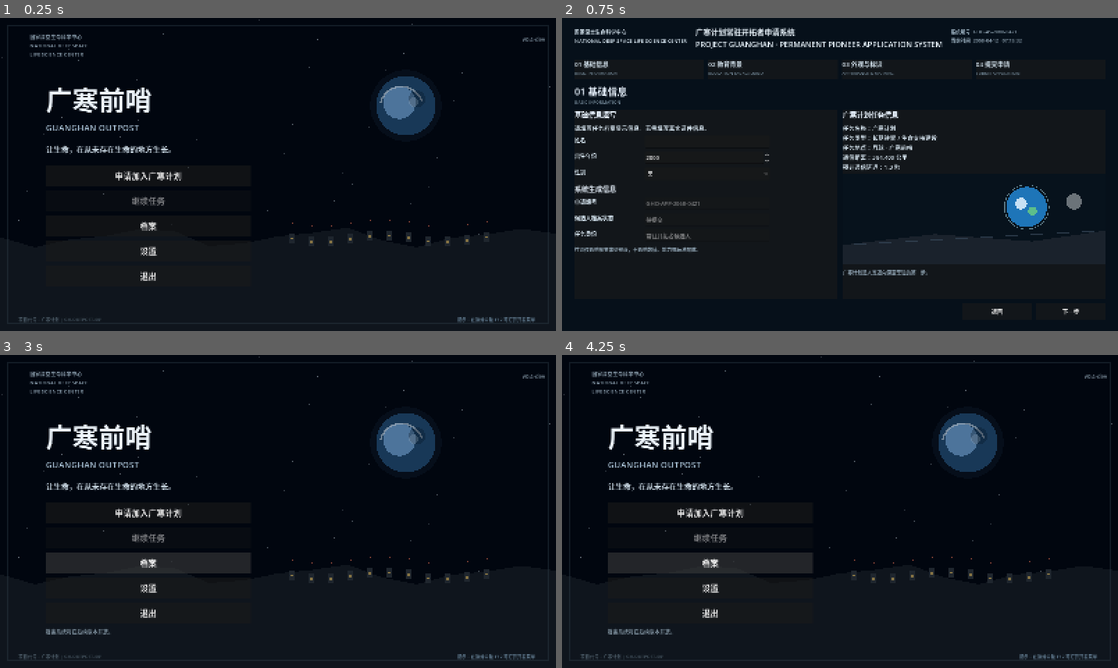
Above: before the commit, frames 1-4 (two rows, left to right).
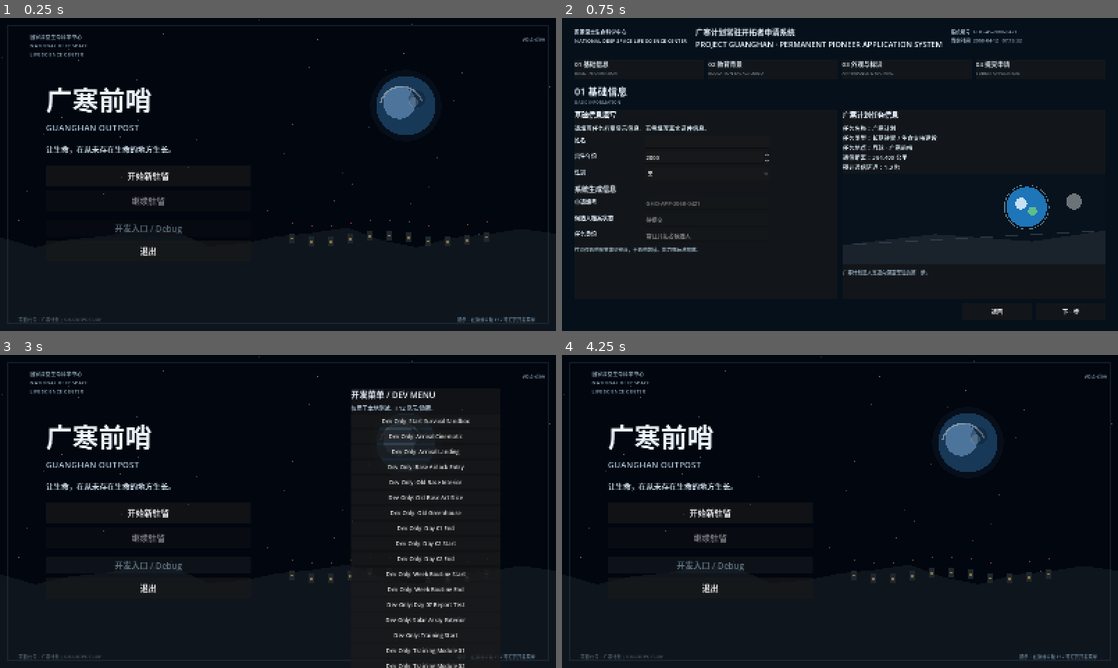
Above: after the commit, the same moments.

Repository: chinnseii/guanghan-outpost
Game: Godot game, scene res://scenes/main.tscn
The game is run twice, just before and just after one commit, with the same random seed, the same clock (stepped at 60 frames per second) and the same inputs.
Inputs (mouse positions are in pixels of both pictures, inside the frame that each line leads up to):
- Up to frame 1 (0.25 s): no input
- Up to frame 2 (0.75 s): click "申请加入广寒计划" (after the commit: "开始新驻留") at 0.5 s
- Up to frame 3 (3 s): click "男" at 1.25 s; click "返回" at 2 s; click (150, 561) at 2.75 s, where only the run before the commit has a clickable "档案"
- Up to frame 4 (4.25 s): click (712, 564) at 3.5 s, where only the run after the commit has a clickable "开发入口 / Debug"

The runs differ from the first frame. In frame 1, 0.6% of the frame differs, in the area x 20-33%, y 48-84%; in frame 2, nothing differs; in frame 3, 5.7%, in the area x 8-90%, y 11-100%; in frame 4, 1.3%.

Commit message:
Polish prologue flow before sprint 09

Diff:
--- /dev/null
+++ b/scenes/base/Phase02PlaceholderScene.tscn
@@ -0,0 +1,10 @@
+[gd_scene load_steps=2 format=3]
+
+[ext_resource type="Script" path="res://scripts/base/phase02_placeholder_scene.gd" id="1_phase02"]
+
+[node name="Phase02PlaceholderScene" type="Control"]
+layout_mode = 3
+anchors_preset = 15
+anchor_right = 1.0
+anchor_bottom = 1.0
+script = ExtResource("1_phase02")
--- a/scripts/arrival/arrival_cinematic_scene.gd
+++ b/scripts/arrival/arrival_cinematic_scene.gd
@@ -272,8 +272,8 @@
 		draw_arc(Vector2(x, y), 22.0 + float(i % 4) * 9.0, 0.2, TAU * 0.8, 20, Color("#202838", 0.35), 2)
 	for i in range(16):
 		draw_circle(Vector2(460 + i * 48, 705 + sin(float(i) * 0.7) * 15.0), 5, Color("#05070a", 0.28))
-	draw_line(Vector2(620, 725), Vector2(1220, 565), Color("#221916"), 4)
-	draw_line(Vector2(660, 750), Vector2(1080, 628), Color("#302117"), 3)
+	draw_line(Vector2(620, 725), Vector2(980, 632), Color("#221916", 0.22), 3)
+	draw_line(Vector2(660, 750), Vector2(900, 682), Color("#302117", 0.18), 2)
 
 func _draw_foreground() -> void:
 	_draw_transport_ship()
--- /dev/null
+++ b/scripts/base/phase02_placeholder_scene.gd
@@ -0,0 +1,53 @@
+extends Control
+
+func _ready() -> void:
+	_build_screen()
+
+func _build_screen() -> void:
+	var background := ColorRect.new()
+	background.color = Color("#03070d")
+	background.set_anchors_preset(Control.PRESET_FULL_RECT)
+	add_child(background)
+
+	var root := VBoxContainer.new()
+	root.set_anchors_preset(Control.PRESET_FULL_RECT)
+	root.offset_left = 220
+	root.offset_top = 150
+	root.offset_right = -220
+	root.offset_bottom = -130
+	root.alignment = BoxContainer.ALIGNMENT_CENTER
+	root.add_theme_constant_override("separation", 22)
+	add_child(root)
+
+	var title := Label.new()
+	title.text = "Phase 02：重建广寒前哨"
+	title.horizontal_alignment = HORIZONTAL_ALIGNMENT_CENTER
+	title.modulate = Color("#eaf4ff")
+	title.add_theme_font_size_override("font_size", 38)
+	root.add_child(title)
+
+	var subtitle := Label.new()
+	subtitle.text = "REBUILD THE OUTPOST"
+	subtitle.horizontal_alignment = HORIZONTAL_ALIGNMENT_CENTER
+	subtitle.modulate = Color("#7f98aa")
+	subtitle.add_theme_font_size_override("font_size", 16)
+	root.add_child(subtitle)
+
+	var body := Label.new()
+	body.text = "第一周驻留记录已归档。\n\n广寒前哨已恢复至最低稳定状态。\n下一阶段任务建议正在生成。\n\n下一阶段任务：外部太阳能阵列评估\n\n当前版本暂不进入 Sprint 09。"
+	body.horizontal_alignment = HORIZONTAL_ALIGNMENT_CENTER
+	body.autowrap_mode = TextServer.AUTOWRAP_WORD_SMART
+	body.modulate = Color("#d8e7f2")
+	body.add_theme_font_size_override("font_size", 24)
+	root.add_child(body)
+
+	var footer := HBoxContainer.new()
+	footer.alignment = BoxContainer.ALIGNMENT_CENTER
+	footer.add_theme_constant_override("separation", 16)
+	root.add_child(footer)
+
+	var main_menu := Button.new()
+	main_menu.text = "返回主菜单"
+	main_menu.custom_minimum_size = Vector2(220, 46)
+	main_menu.pressed.connect(func(): get_tree().change_scene_to_file("res://scenes/main.tscn"))
+	footer.add_child(main_menu)
--- a/scripts/base/sprint06_base_scene.gd
+++ b/scripts/base/sprint06_base_scene.gd
@@ -1144,9 +1144,11 @@
 		await get_tree().create_timer(1.5).timeout
 		message_text = "广寒前哨已恢复至最低稳定状态。"
 		await get_tree().create_timer(1.7).timeout
-		message_text = "后续内容开发中"
-		await get_tree().create_timer(1.4).timeout
-		get_tree().change_scene_to_file("res://scenes/main.tscn")
+		message_text = "第一周驻留记录已归档。"
+		await get_tree().create_timer(1.5).timeout
+		message_text = "下一阶段任务建议正在生成。"
+		await get_tree().create_timer(1.5).timeout
+		get_tree().change_scene_to_file("res://scenes/base/Phase02PlaceholderScene.tscn")
 	else:
 		message_text = "第 %d 天结束" % day
 		await get_tree().create_timer(1.8).timeout
--- a/scripts/main.gd
+++ b/scripts/main.gd
@@ -3563,10 +3563,15 @@
 	subtitle.add_theme_font_size_override("font_size", 22)
 	box.add_child(subtitle)
 
-	box.add_child(_make_title_button("申请加入广寒计划", _start_application_flow, true))
-	box.add_child(_make_title_button("继续任务", _continue_mission, _has_continue_mission()))
-	box.add_child(_make_title_button("档案", _show_archive_placeholder, true))
-	box.add_child(_make_title_button("设置", _show_settings_placeholder, true))
+	box.add_child(_make_title_button("开始新驻留", _start_application_flow, true))
+	box.add_child(_make_title_button("继续驻留", _continue_mission, _has_continue_mission()))
+	var dev_separator := HSeparator.new()
+	dev_separator.modulate = Color("#3d5060", 0.38)
+	box.add_child(dev_separator)
+	var dev_entry := _make_title_button("开发入口 / Debug", _toggle_dev_menu, true)
+	dev_entry.custom_minimum_size = Vector2(0, 48)
+	dev_entry.modulate = Color("#7f98aa", 0.72)
+	box.add_child(dev_entry)
 	box.add_child(_make_title_button("退出", func(): get_tree().quit(), true))
 
 	var menu_notice := Label.new()
@@ -3639,6 +3644,7 @@
 	box.add_child(_make_dev_button("Dev Only: Day 02 End", func(): get_tree().change_scene_to_file("res://scenes/base/Day02EndScene.tscn")))
 	box.add_child(_make_dev_button("Dev Only: Week Routine Start", func(): get_tree().change_scene_to_file("res://scenes/base/WeekRoutineStartScene.tscn")))
 	box.add_child(_make_dev_button("Dev Only: Week Routine End", func(): get_tree().change_scene_to_file("res://scenes/base/WeekRoutineEndScene.tscn")))
+	box.add_child(_make_dev_button("Dev Only: Day 07 Report Test", _start_day07_report_test))
 	box.add_child(_make_dev_button("Dev Only: Solar Array Exterior", func(): get_tree().change_scene_to_file("res://scenes/base/SolarArrayExteriorScene.tscn")))
 	box.add_child(_make_dev_button("Dev Only: Training Start", func(): get_tree().change_scene_to_file("res://scenes/training/TrainingStartScene.tscn")))
 	box.add_child(_make_dev_button("Dev Only: Training Module 01", func():
@@ -3747,6 +3753,64 @@
 	else:
 		add_log("Dev: save slot %d is already empty." % current_save_slot)
 	_refresh_main_menu()
+
+func _start_day07_report_test() -> void:
+	var state := {
+		"BaseEntered": true,
+		"AIGreetingPlayed": true,
+		"BasePowerStatus": "Basic",
+		"LifeSupportStatus": "MinimalStable",
+		"TemperatureStatus": "Maintainable",
+		"OxygenStatus": "Stable",
+		"GreenhouseAccess": "Unlocked",
+		"LastPlantStatus": "Stable",
+		"CentralConsoleChecked": true,
+		"PowerPanelChecked": true,
+		"PowerPanelRepaired": true,
+		"BasePowerRestored": true,
+		"LifeSupportConsoleChecked": true,
+		"MinimalLifeSupportStable": true,
+		"GreenhouseUnlocked": true,
+		"LastPlantDiscovered": true,
+		"LastPlantObserved": true,
+		"PlantMonitorChecked": true,
+		"LastPlantDiagnosed": true,
+		"GrowLightRestored": true,
+		"PartialWaterCycleRestored": true,
+		"LastPlantStable": true,
+		"Day01Completed": true,
+		"Day02Started": true,
+		"Day02ConsoleChecked": true,
+		"Day02PowerChecked": true,
+		"Day02LifeSupportChecked": true,
+		"Day02WaterChecked": true,
+		"Day02LastPlantChecked": true,
+		"Day02InspectionsComplete": true,
+		"Day02ReportPreviewed": true,
+		"Day02ReportSent": true,
+		"Day02Completed": true,
+		"CurrentDay": 7,
+		"DayNumber": 7,
+		"DayStarted": true,
+		"DayCompleted": false,
+		"DailyConsoleChecked": true,
+		"DailyPowerChecked": true,
+		"DailyLifeSupportChecked": true,
+		"DailyWaterChecked": true,
+		"DailyPlantChecked": true,
+		"DailySpecialChecked": true,
+		"DailyRecordUpdated": true,
+		"DailyInspectionsComplete": true,
+		"DailyReportPreviewed": true,
+		"DailyReportSent": false,
+		"WeekOneReportSent": false,
+		"WeekOneCompleted": false,
+	}
+	DirAccess.make_dir_recursive_absolute(ProjectSettings.globalize_path("user://saves"))
+	var file := FileAccess.open("user://saves/sprint06_progress.json", FileAccess.WRITE)
+	if file != null:
+		file.store_string(JSON.stringify(state, "\t"))
+	get_tree().change_scene_to_file("res://scenes/base/OldBaseCore_ArtSlice.tscn")
 
 func _select_crop(crop_name: String) -> void:
 	selected_crop = crop_name
--- a/scripts/training/training_manager.gd
+++ b/scripts/training/training_manager.gd
@@ -22,6 +22,7 @@
 const DAY02_END := "res://scenes/base/Day02EndScene.tscn"
 const WEEK_ROUTINE_START := "res://scenes/base/WeekRoutineStartScene.tscn"
 const WEEK_ROUTINE_END := "res://scenes/base/WeekRoutineEndScene.tscn"
+const PHASE02_PLACEHOLDER := "res://scenes/base/Phase02PlaceholderScene.tscn"
 const SPRINT06_SAVE_PATH := "user://saves/sprint06_progress.json"
 
 const MODULE_SCENES := {
@@ -180,7 +181,7 @@
 		return ""
 	var data: Dictionary = parsed as Dictionary
 	if bool(data.get("WeekOneCompleted", false)):
-		return WEEK_ROUTINE_END
+		return PHASE02_PLACEHOLDER
 	var current_day := int(data.get("CurrentDay", data.get("DayNumber", 2)))
 	if current_day >= 3 and current_day <= 7:
 		if bool(data.get("DailyReportSent", false)) or bool(data.get("DayCompleted", false)):
--- /dev/null
+++ b/tools/capture_sprint08_6_acceptance.gd
@@ -0,0 +1,404 @@
+extends SceneTree
+
+const OUT_DIR := "res://docs/screenshots/sprint08_6_acceptance"
+
+const MAIN_SCENE := "res://scenes/main.tscn"
+const APPLICATION_SCENE := "res://scenes/application/ApplicationStartScene.tscn"
+const TRAINING_START_SCENE := "res://scenes/training/TrainingStartScene.tscn"
+const FINAL_ASSESSMENT_SCENE := "res://scenes/training/FinalAssessmentScene.tscn"
+const MISSION_NOTICE_SCENE := "res://scenes/training/MissionAssignmentNoticeScene.tscn"
+const ARRIVAL_SCENE := "res://scenes/arrival/ArrivalCinematicScene.tscn"
+const AIRLOCK_SCENE := "res://scenes/base/BaseAirlockEntryScene.tscn"
+const OLD_BASE_SCENE := "res://scenes/base/OldBaseCore_ArtSlice.tscn"
+const GREENHOUSE_SCENE := "res://scenes/base/OldGreenhouseScene.tscn"
+const WEEK_END_SCENE := "res://scenes/base/WeekRoutineEndScene.tscn"
+const PHASE02_SCENE := "res://scenes/base/Phase02PlaceholderScene.tscn"
+
+var scene_instance: Node
+
+func _initialize() -> void:
+	print("capture_sprint08_6_acceptance start")
+	DisplayServer.window_set_size(Vector2i(1600, 900))
+	call_deferred("_run")
+
+func _run() -> void:
+	_prepare_output()
+
+	_write_training_progress({})
+	_write_application_profile("identity", "待提交", false)
+	_write_base_state(_base_state({}))
+	await _load_and_wait(MAIN_SCENE, null)
+	await _capture("01_main_menu_normal_path.png")
+
+	_write_application_profile("review", "待提交", false)
+	await _load_and_wait(APPLICATION_SCENE, null)
+	if scene_instance.has_method("_start_review_sequence"):
+		scene_instance.call("_start_review_sequence")
+	await create_timer(1.25).timeout
+	await _capture("02_application_submitted.png")
+
+	_write_application_profile("notice", "已通过资格初审", true)
+	await _load_and_wait(APPLICATION_SCENE, null)
+	await _capture("03_qualification_review.png")
+
+	_write_application_profile("training_start", "训练序列中", true)
+	_write_training_progress({
+		"TrainingStarted": true,
+		"CurrentTrainingModule": "airlock_procedure",
+		"CompletedModules": ["suit_control"],
+	})
+	await _load_and_wait(TRAINING_START_SCENE, null)
+	await _capture("04_training_module_transition.png")
+
+	_write_training_progress({
+		"TrainingStarted": true,
+		"CurrentTrainingModule": "final_assessment",
+		"CompletedModules": ["suit_control", "airlock_procedure", "power_repair", "life_support", "plant_diagnosis"],
+		"FinalAssessmentCompleted": true,
+	})
+	await _load_and_wait(FINAL_ASSESSMENT_SCENE, Vector2(940, 575))
+	await _capture("05_training_complete.png")
+
+	_write_training_progress({
+		"TrainingStarted": true,
+		"CurrentTrainingModule": "mission_assignment",
+		"CompletedModules": ["suit_control", "airlock_procedure", "power_repair", "life_support", "plant_diagnosis", "final_assessment"],
+		"FinalAssessmentCompleted": true,
+	})
+	await _load_and_wait(MISSION_NOTICE_SCENE, null)
+	await _capture("06_mission_assignment_notice.png")
+
+	_write_training_progress({
+		"TrainingStarted": true,
+		"FinalAssessmentCompleted": true,
+		"MissionAssignmentAccepted": true,
+		"OpeningFlowStage": "AwaitingArrivalCinematic",
+		"CurrentTrainingModule": "assignment_black_screen",
+	})
+	await _load_and_wait(ARRIVAL_SCENE, null)
+	_set_if_available("observe_triggered", true)
+	_set_if_available("dialogue_text", "那里，是地球。\n距离：384,400公里。\n预计通信延迟：1.3秒。")
+	_set_if_available("dialogue_alpha", 1.0)
+	_set_if_available("entry_prompt_delay", 4.2)
+	_set_if_available("hud_alpha", 0.06)
+	if scene_instance.has_method("_update_ui"):
+		scene_instance.call("_update_ui")
+	await create_timer(0.35).timeout
+	await _capture("07_lunar_arrival_earth_view.png")
+
+	_write_base_state(_base_state({
+		"BaseEntered": false,
+		"BasePowerRestored": false,
+		"MinimalLifeSupportStable": false,
+		"GreenhouseUnlocked": false,
+	}))
+	await _load_and_wait(AIRLOCK_SCENE, null)
+	await create_timer(0.75).timeout
+	await _capture("08_old_base_entry.png")
+
+	_write_base_state(_base_state({
+		"BaseEntered": true,
+		"AIGreetingPlayed": true,
+		"BasePowerRestored": true,
+		"MinimalLifeSupportStable": true,
+		"GreenhouseUnlocked": true,
+		"LastPlantDiscovered": true,
+		"LastPlantObserved": true,
+		"PlantMonitorChecked": true,
+		"LastPlantDiagnosed": false,
+		"GrowLightRestored": false,
+		"PartialWaterCycleRestored": false,
+		"LastPlantStable": false,
+		"LastPlantStatus": "Critical",
+	}))
+	await _load_and_wait(GREENHOUSE_SCENE, Vector2(820, 515))
+	_set_if_available("message_text", "植物生命信号：Critical。\n恢复幅度：无。\n建议：诊断补光与水循环状态。")
+	await _capture("09_last_plant_critical.png")
+
+	_write_base_state(_base_state({
+		"BaseEntered": true,
+		"AIGreetingPlayed": true,
+		"BasePowerRestored": true,
+		"MinimalLifeSupportStable": true,
+		"GreenhouseUnlocked": true,
+		"LastPlantDiscovered": true,
+		"LastPlantObserved": true,
+		"PlantMonitorChecked": true,
+		"LastPlantDiagnosed": true,
+		"GrowLightRestored": true,
+		"PartialWaterCycleRestored": true,
+		"LastPlantStable": true,
+		"LastPlantStatus": "Stable",
+	}))
+	await _load_and_wait(GREENHOUSE_SCENE, Vector2(820, 515))
+	_set_if_available("message_text", "植物生命信号：Stable。\n恢复幅度：有限。\n继续观察。")
+	await _capture("10_last_plant_stable.png")
+
+	_write_base_state(_day02_state({
+		"Day02ReportSent": true,
+		"ArchiveEntry_Day02Report": true,
+	}))
+	await _load_and_wait(OLD_BASE_SCENE, Vector2(1120, 620))
+	await _capture("11_day02_report_sent.png")
+
+	_write_base_state(_week_state(3, {}))
+	await _load_and_wait(OLD_BASE_SCENE, Vector2(520, 690))
+	await _capture("12_day03_week_routine_start.png")
+
+	_write_base_state(_week_state(6, {
+		"DailyConsoleChecked": true,
+		"DailyPowerChecked": true,
+		"DailyLifeSupportChecked": true,
+		"DailyPlantChecked": true,
+		"DailySpecialChecked": true,
+		"DailyRecordUpdated": true,
+	}))
+	await _load_and_wait(GREENHOUSE_SCENE, Vector2(805, 510))
+	_set_if_available("message_text", "植物生命信号出现微弱恢复。\n建议：继续维持补光与水循环。")
+	await _capture("13_day06_plant_recovery_signal.png")
+
+	_write_base_state(_week_state(7, {
+		"DailyConsoleChecked": true,
+		"DailyPowerChecked": true,
+		"DailyLifeSupportChecked": true,
+		"DailyWaterChecked": true,
+		"DailyPlantChecked": true,
+		"DailySpecialChecked": true,
+		"DailyRecordUpdated": true,
+		"DailyInspectionsComplete": true,
+		"DailyReportPreviewed": true,
+		"DailyReportSent": true,
+		"WeekOneReportSent": true,
+		"Archive_WeekOne_Report": true,
+		"WeekOneCompleted": false,
+	}))
+	await _load_and_wait(OLD_BASE_SCENE, Vector2(335, 690))
+	await _capture("14_day07_weekly_report_sent.png")
+
+	_write_base_state(_week_state(7, {
+		"DailyConsoleChecked": true,
+		"DailyPowerChecked": true,
+		"DailyLifeSupportChecked": true,
+		"DailyWaterChecked": true,
+		"DailyPlantChecked": true,
+		"DailySpecialChecked": true,
+		"DailyRecordUpdated": true,
+		"DailyInspectionsComplete": true,
+		"DailyReportPreviewed": true,
+		"DailyReportSent": true,
+		"WeekOneReportSent": true,
+		"Archive_WeekOne_Report": true,
+		"WeekOneCompleted": false,
+	}))
+	await _load_and_wait(WEEK_END_SCENE, Vector2(760, 570))
+	if scene_instance.has_method("_finish_week_day"):
+		scene_instance.call("_finish_week_day")
+	await create_timer(3.65).timeout
+	await _capture("15_first_week_end_text.png")
+
+	_write_base_state(_week_state(7, {
+		"DailyReportSent": true,
+		"WeekOneReportSent": true,
+		"Archive_WeekOne_Report": true,
+		"WeekOneCompleted": true,
+	}))
+	await _load_and_wait(PHASE02_SCENE, null)
+	await _capture("16_phase02_placeholder.png")
+
+	print("capture_sprint08_6_acceptance done")
+	quit()
+
+func _load_and_wait(scene_path: String, player_position: Variant) -> void:
+	if scene_instance != null:
+		scene_instance.queue_free()
+		await process_frame
+	var packed := load(scene_path) as PackedScene
+	scene_instance = packed.instantiate()
+	root.add_child(scene_instance)
+	await process_frame
+	await process_frame
+	if typeof(player_position) == TYPE_VECTOR2:
+		scene_instance.set("player_pos", player_position)
+	if scene_instance.has_method("_update_objective"):
+		scene_instance.call("_update_objective")
+	await create_timer(0.35).timeout
+	await process_frame
+
+func _set_if_available(property_name: StringName, value: Variant) -> void:
+	if scene_instance == null:
+		return
+	scene_instance.set(property_name, value)
+
+func _capture(file_name: String) -> void:
+	await process_frame
+	await process_frame
+	var texture := root.get_texture()
+	if texture == null:
+		push_error("Viewport texture is unavailable. Run without --headless.")
+		return
+	var image := texture.get_image()
+	var err := image.save_png("%s/%s" % [OUT_DIR, file_name])
+	print("capture ", file_name, " err=", err)
+
+func _prepare_output() -> void:
+	DirAccess.make_dir_recursive_absolute(ProjectSettings.globalize_path(OUT_DIR))
+
+func _write_application_profile(step: String, status: String, submitted: bool) -> void:
+	DirAccess.make_dir_recursive_absolute(ProjectSettings.globalize_path("user://saves"))
+	var data := {
+		"PlayerName": "陈圣威",
+		"BirthYear": 2000,
+		"GenderDisplay": "男",
+		"ApplicationId": "GHO-APP-2068-0421",
+		"CandidateFileStatus": status,
+		"MissionIdentity": "常驻开拓者候选人",
+		"EducationBackground": "生命支持工程",
+		"AppearancePreset": "标准舱外服",
+		"SkinPreset": "预设 A",
+		"HairPreset": "短发",
+		"HairColorPreset": "黑色",
+		"SuitMarking": "GH-01",
+		"NameInitials": "C.S.W.",
+		"SuitMarkingColor": "琥珀",
+		"ApplicationSubmitted": submitted,
+		"ApplicationAccepted": submitted,
+		"CurrentApplicationStep": step,
+		"NextSceneAfterApplication": TRAINING_START_SCENE,
+	}
+	var file := FileAccess.open("user://saves/application_profile.json", FileAccess.WRITE)
+	if file != null:
+		file.store_string(JSON.stringify(data, "\t"))
+
+func _write_training_progress(overrides: Dictionary) -> void:
+	DirAccess.make_dir_recursive_absolute(ProjectSettings.globalize_path("user://saves"))
+	var data := {
+		"TrainingStarted": false,
+		"CurrentTrainingModule": "start",
+		"CompletedModules": [],
+		"ModuleScores": {},
+		"FinalAssessmentCompleted": false,
+		"MissionAssignmentAccepted": false,
+		"OpeningFlowStage": "",
+		"CurrentSceneAfterTraining": TRAINING_START_SCENE,
+	}
+	for key: String in overrides.keys():
+		data[key] = overrides[key]
+	var file := FileAccess.open("user://saves/training_progress.json", FileAccess.WRITE)
+	if file != null:
+		file.store_string(JSON.stringify(data, "\t"))
+
+func _write_base_state(data: Dictionary) -> void:
+	DirAccess.make_dir_recursive_absolute(ProjectSettings.globalize_path("user://saves"))
+	var file := FileAccess.open("user://saves/sprint06_progress.json", FileAccess.WRITE)
+	if file != null:
+		file.store_string(JSON.stringify(data, "\t"))
+
+func _base_state(overrides: Dictionary) -> Dictionary:
+	var data := {
+		"BaseEntered": true,
+		"AIGreetingPlayed": true,
+		"BasePowerStatus": "Low",
+		"LifeSupportStatus": "Minimal",
+		"TemperatureStatus": "Low",
+		"OxygenStatus": "SafeButLow",
+		"GreenhouseAccess": "Locked",
+		"LastPlantStatus": "Critical",
+		"CentralConsoleChecked": false,
+		"PowerPanelChecked": false,
+		"PowerPanelRepaired": false,
+		"BasePowerRestored": false,
+		"LifeSupportConsoleChecked": false,
+		"MinimalLifeSupportStable": false,
+		"GreenhouseUnlocked": false,
+		"LastPlantDiscovered": false,
+		"LastPlantObserved": false,
+		"PlantMonitorChecked": false,
+		"LastPlantDiagnosed": false,
+		"GrowLightRestored": false,
+		"PartialWaterCycleRestored": false,
+		"LastPlantStable": false,
+		"Day01Completed": false,
+		"Day02Started": false,
+		"Day02Completed": false,
+		"CurrentDay": 1,
+		"DayNumber": 1,
+		"WeekOneCompleted": false,
+	}
+	for key: String in overrides.keys():
+		data[key] = overrides[key]
+	return data
+
+func _day02_state(overrides: Dictionary) -> Dictionary:
+	var data := _base_state({
+		"BasePowerStatus": "Basic",
+		"LifeSupportStatus": "MinimalStable",
+		"TemperatureStatus": "Maintainable",
+		"OxygenStatus": "Stable",
+		"GreenhouseAccess": "Unlocked",
+		"LastPlantStatus": "Stable",
+		"CentralConsoleChecked": true,
+		"PowerPanelChecked": true,
+		"PowerPanelRepaired": true,
+		"BasePowerRestored": true,
+		"LifeSupportConsoleChecked": true,
+		"MinimalLifeSupportStable": true,
+		"GreenhouseUnlocked": true,
+		"LastPlantDiscovered": true,
+		"LastPlantObserved": true,
+		"PlantMonitorChecked": true,
+		"LastPlantDiagnosed": true,
+		"GrowLightRestored": true,
+		"PartialWaterCycleRestored": true,
+		"LastPlantStable": true,
+		"Day01Completed": true,
+		"Day02Started": true,
+		"Day02ConsoleChecked": true,
+		"Day02PowerChecked": true,
+		"Day02LifeSupportChecked": true,
+		"Day02WaterChecked": true,
+		"Day02LastPlantChecked": true,
+		"Day02InspectionsComplete": true,
+		"Day02ReportPreviewed": true,
+		"Day02ReportSent": false,
+		"Day02Completed": false,
+		"CurrentDay": 2,
+		"DayNumber": 2,
+	})
+	for key: String in overrides.keys():
+		data[key] = overrides[key]
+	return data
+
+func _week_state(day: int, overrides: Dictionary) -> Dictionary:
+	var data := _day02_state({
+		"Day02ReportSent": true,
+		"Day02Completed": true,
+		"CurrentDay": day,
+		"DayNumber": day,
+		"DayStarted": true,
+		"DayCompleted": false,
+		"DailyConsoleChecked": false,
+		"DailyPowerChecked": false,
+		"DailyLifeSupportChecked": false,
+		"DailyWaterChecked": false,
+		"DailyPlantChecked": false,
+		"DailySpecialChecked": false,
+		"DailyRecordUpdated": false,
+		"DailyInspectionsComplete": false,
+		"DailyReportPreviewed": false,
+		"DailyReportSent": false,
+		"Day03Completed": day > 3,
+		"Day04Completed": day > 4,
+		"Day05Completed": day > 5,
+		"Day06Completed": day > 6,
+		"Day07Completed": false,
+		"Archive_Day03_Report": day > 3,
+		"Archive_Day04_Report": day > 4,
+		"Archive_Day05_Report": day > 5,
+		"Archive_Day06_Report": day > 6,
+		"Archive_WeekOne_Report": false,
+		"WeekOneReportSent": false,
+		"WeekOneCompleted": false,
+	})
+	for key: String in overrides.keys():
+		data[key] = overrides[key]
+	return data
Binary file added: docs/screenshots/sprint08_6_acceptance/01_main_menu_normal_path.png
Binary file added: docs/screenshots/sprint08_6_acceptance/02_application_submitted.png
Binary file added: docs/screenshots/sprint08_6_acceptance/03_qualification_review.png
Binary file added: docs/screenshots/sprint08_6_acceptance/04_training_module_transition.png
Binary file added: docs/screenshots/sprint08_6_acceptance/05_training_complete.png
Binary file added: docs/screenshots/sprint08_6_acceptance/06_mission_assignment_notice.png
Binary file added: docs/screenshots/sprint08_6_acceptance/07_lunar_arrival_earth_view.png
Binary file added: docs/screenshots/sprint08_6_acceptance/08_old_base_entry.png
Binary file added: docs/screenshots/sprint08_6_acceptance/09_last_plant_critical.png
Binary file added: docs/screenshots/sprint08_6_acceptance/10_last_plant_stable.png
Binary file added: docs/screenshots/sprint08_6_acceptance/11_day02_report_sent.png
Binary file added: docs/screenshots/sprint08_6_acceptance/12_day03_week_routine_start.png
(and 9 more such lines)
